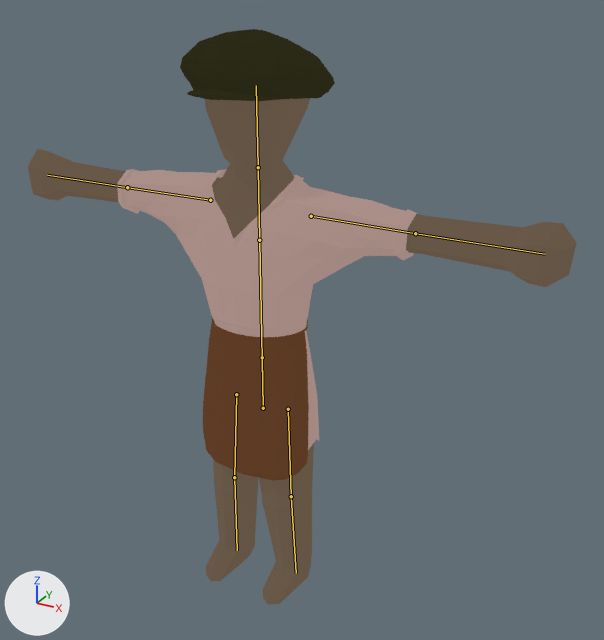
What one commit did to the Blender file Assets/Prefabs/Rig.blend.
One viewpoint serves both versions: a 50 mm camera at (4.49, -7.23, 4.09) aimed at (0.42, 0.17, 0.39). Every picture has the same lights, and +X, +Y and +Z are marked at lower left. The bones that bend it are drawn over the model as lines.

Names of what the first picture shows: 'Tablier.001'.
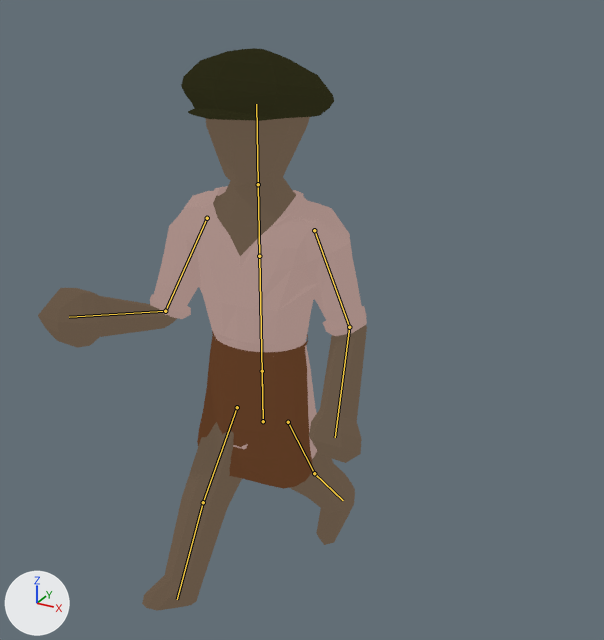
Commit message: Implémentation d'animation de marche de base

The newer file adds an action. The first version stands in its rest pose; the second is drawn at frame 80 of the action 'Armature.002Action.002'.

What the commit changed:
Bone 'MasterControl' (bone_mastercontrol) moves from (0.0, 0.0, 0.0) to (0.0, 0.22, 0.0).
Bone 'Jambe.L.001' (bone_jambe_l_001) turns from (0, 0, 0) to (31, 1, 0) degrees about its own x, y and z.
Bone 'Jambe.L.002' (bone_jambe_l_002) turns from (0, 0, 0) to (8, 0, 0) degrees about its own x, y and z.
Bone 'Torse.002' (bone_torse_002) turns from (0, 0, 0) to (0, 8, 0) degrees about its own x, y and z.
Bone 'Tête' (bone_tête) turns from (0, 0, 0) to (0, -8, 0) degrees about its own x, y and z.
Bone 'Bras.L.001' (bone_bras_l_001) turns from (0, 0, 0) to (-5, 0, -70) degrees about its own x, y and z.
Bone 'Bras.L.002' (bone_bras_l_002) turns from (0, 0, 0) to (22, 0, -20) degrees about its own x, y and z.
Bone 'Bras.R.001' (bone_bras_r_001) turns from (0, 0, 0) to (18, 8, 72) degrees about its own x, y and z.
Bone 'Bras.R.002' (bone_bras_r_002) turns from (0, 0, 0) to (85, 21, 16) degrees about its own x, y and z.
Bone 'Jambe.R.001' (bone_jambe_r_001) turns from (0, 0, 0) to (-36, 1, -1) degrees about its own x, y and z.
Bone 'Jambe.R.002' (bone_jambe_r_002) turns from (0, 0, 0) to (5, 0, 0) degrees about its own x, y and z.

Changed parts and their boxes (x1, y1, x2, y2) in the pictures (604 x 640 px):
'Tablier.001', posed (40% narrower)
    before: (28, 29, 577, 605)
    after: (38, 48, 367, 611)
bone 'MasterControl', root to tip
    before: (262, 357) to (263, 408)
    after: (262, 371) to (263, 421)
bone 'Jambe.L.001', root to tip
    before: (288, 409) to (291, 496)
    after: (288, 422) to (314, 473)
bone 'Jambe.L.002', root to tip
    before: (291, 496) to (296, 573)
    after: (314, 473) to (343, 500)
bone 'Torse.002', root to tip
    before: (259, 240) to (258, 167)
    after: (259, 256) to (258, 184)
bone 'Tête', root to tip
    before: (258, 167) to (256, 85)
    after: (258, 184) to (256, 104)
bone 'Bras.L.001', root to tip
    before: (311, 216) to (415, 233)
    after: (314, 230) to (349, 327)
bone 'Bras.L.002', root to tip
    before: (415, 233) to (545, 254)
    after: (349, 327) to (335, 437)
bone 'Bras.R.001', root to tip
    before: (210, 200) to (127, 187)
    after: (207, 218) to (165, 311)
bone 'Bras.R.002', root to tip
    before: (127, 187) to (47, 175)
    after: (165, 311) to (69, 317)
bone 'Jambe.R.001', root to tip
    before: (236, 394) to (234, 477)
    after: (237, 407) to (203, 502)
bone 'Jambe.R.002', root to tip
    before: (234, 477) to (237, 550)
    after: (203, 502) to (177, 599)
